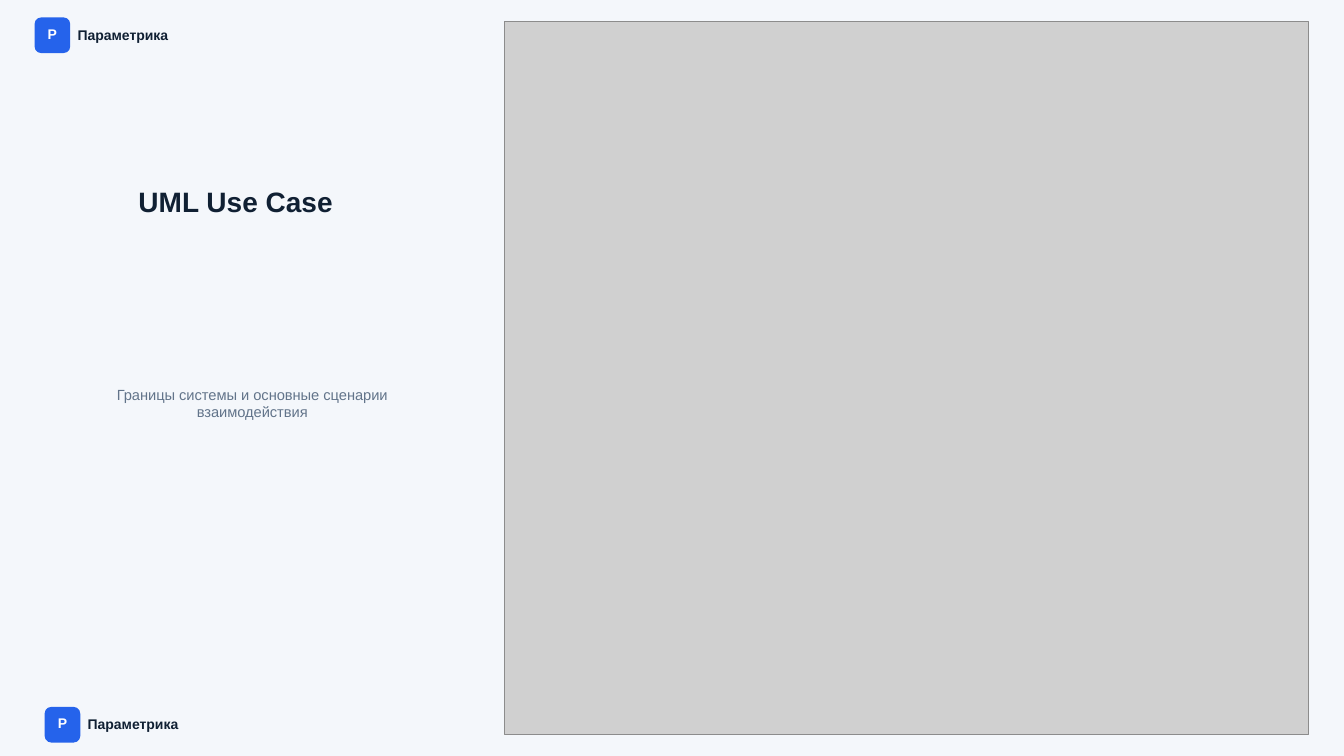
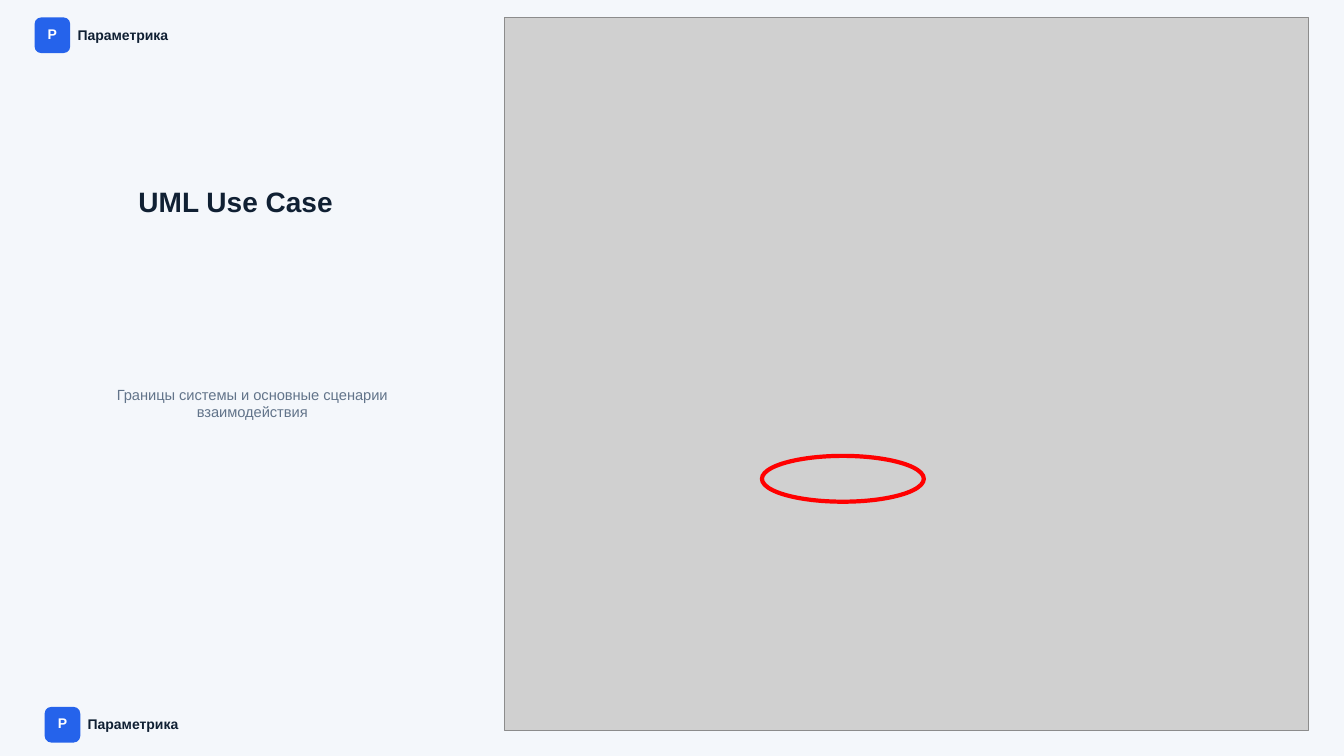
Before and after one commit to oALXDo/Diplom-AB-test, a slide deck: slide 12 of Дипломная презентация Параметрика.pptx. Drawn at 1344x756 pixels with LibreOffice and Linux fonts; fonts in the diff are those of the drawing; grey boxes stand for pictures. Boxes give left, top, right and bottom in pixels: in the first picture for what was removed or moved away, otherwise in the second. Text is boxed around its words. In the diff, an @@ line names an element or a change of style, - is before the commit and + after.

```diff
--- a/Дипломная презентация Параметрика.pptx
+++ b/Дипломная презентация Параметрика.pptx
@@ picture: place and size @@
-picture at box(505, 21, 1310, 735)
+picture at box(505, 17, 1310, 731)
@@ ellipse added at box(762, 456, 925, 501), outline #FF0000 3 pt @@
```
Also in this commit, not shown: 8 other files.
